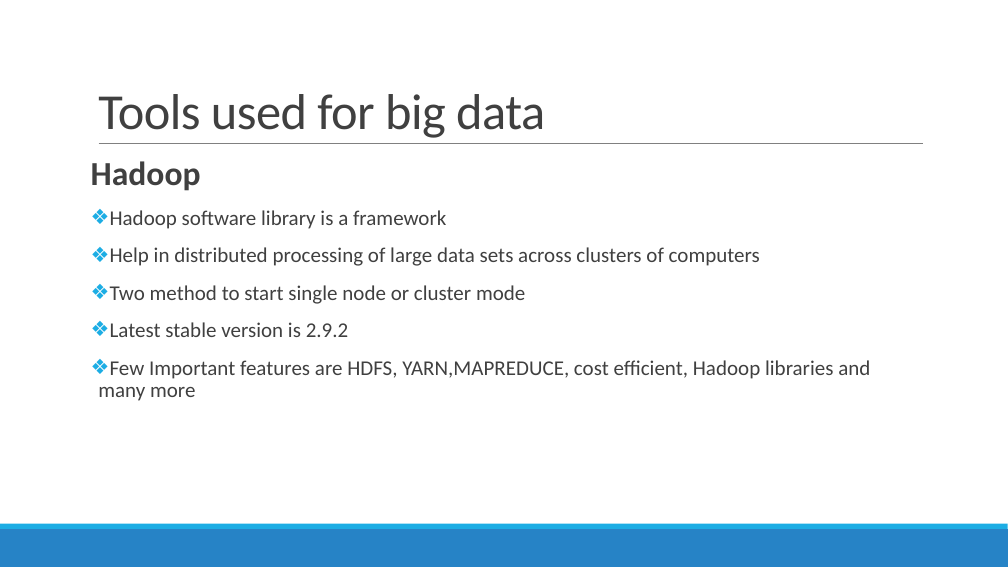
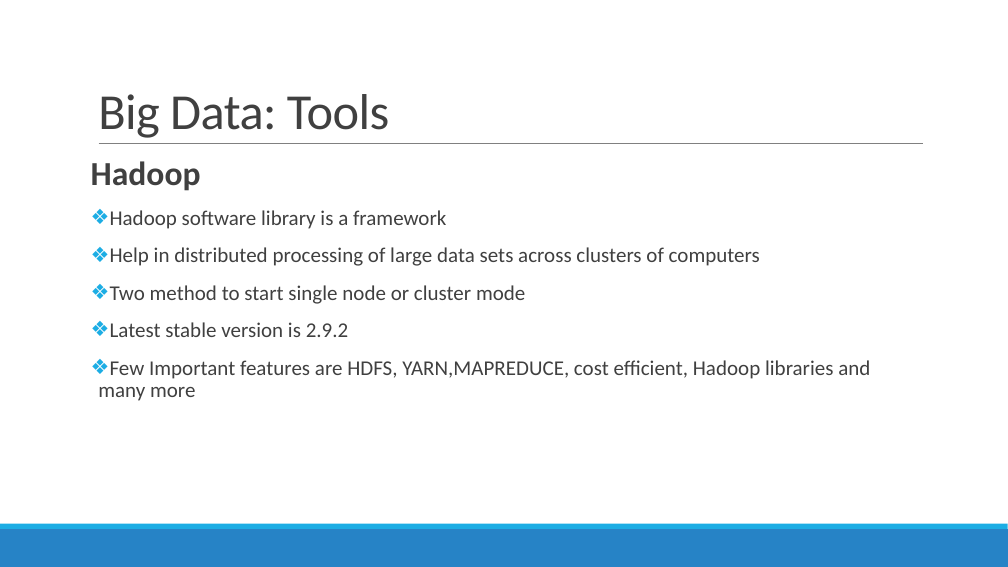
Before and after one commit to DistributedSystems-Fall2018-NEDUET/project-dist_sys, a slide deck: slide 8 of Project Interim Submission/Generic DS Framework.pptx (slide 7 before the commit). Drawn at 1008x567 pixels with LibreOffice and Linux fonts; fonts in the diff are those of the drawing. Boxes give left, top, right and bottom in pixels: in the first picture for what was removed or moved away, otherwise in the second. Text is boxed around its words. In the diff, an @@ line names an element or a change of style, - is before the commit and + after.

```diff
--- a/Project Interim Submission/Generic DS Framework.pptx
+++ b/Project Interim Submission/Generic DS Framework.pptx
@@ title at (98,94,389,138): text changed @@
-Tools used for big data
+Big Data: Tools
```
Also in this commit, not shown: 2 other slides changed, 4 slides added.
